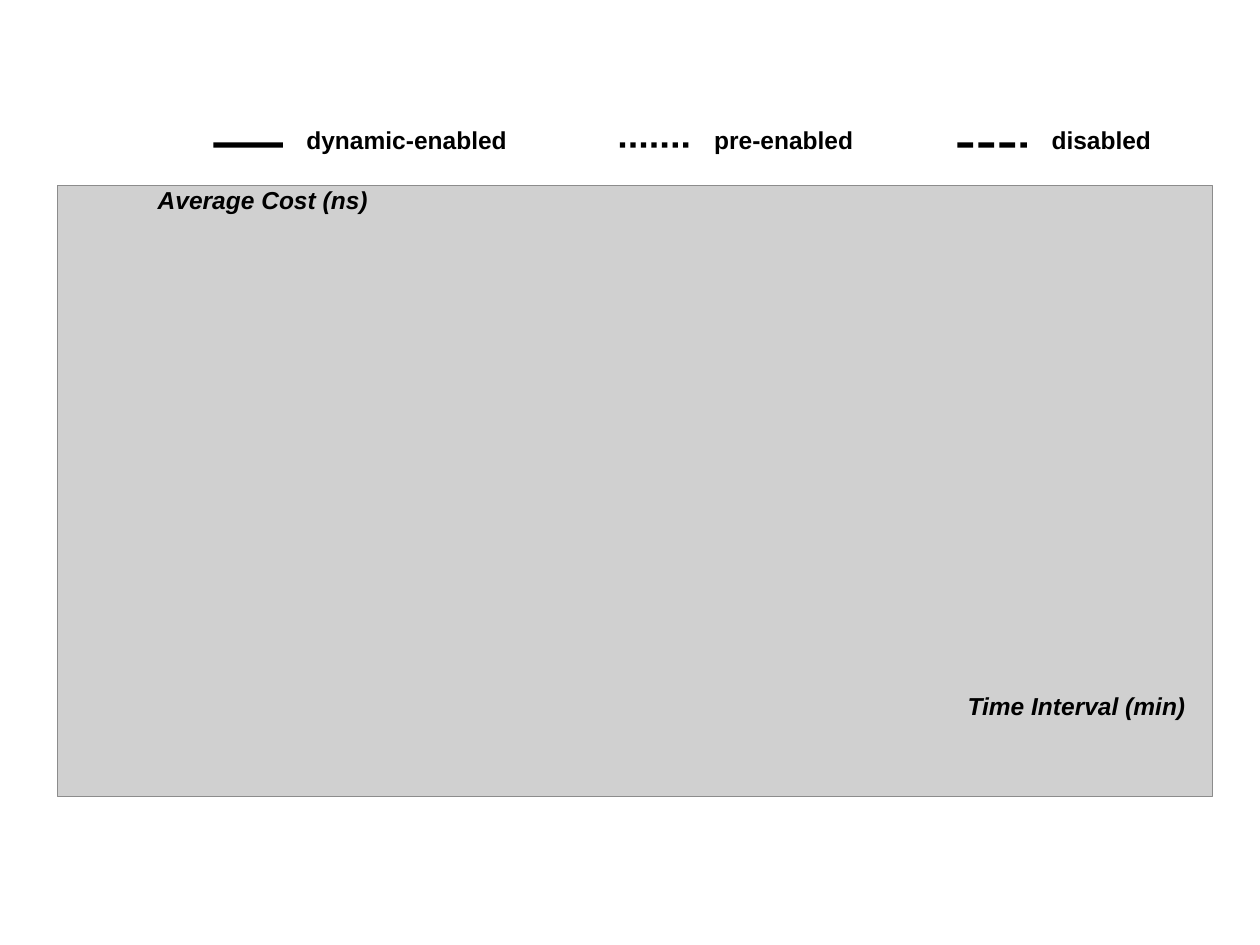
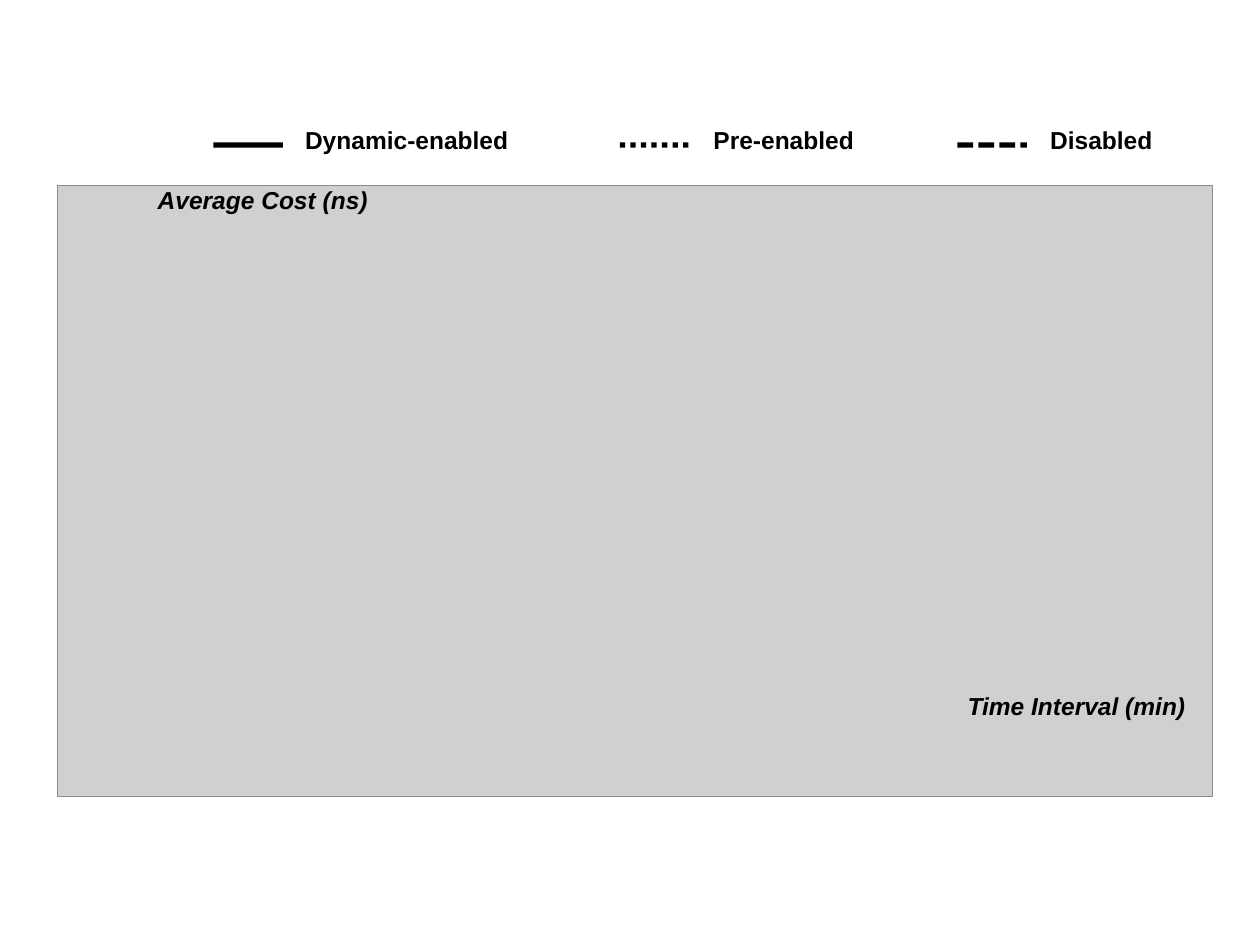
Before and after one commit to strongerwill/FastIO, a slide deck: slide 4 of doc/paper/image/micro/micro_benchmark.ppt. Drawn at 1260x945 pixels with LibreOffice and Linux fonts; fonts in the diff are those of the drawing; grey boxes stand for pictures. Boxes give left, top, right and bottom in pixels: in the first picture for what was removed or moved away, otherwise in the second. Text is boxed around its words. In the diff, an @@ line names an element or a change of style, - is before the commit and + after.

```diff
--- a/doc/paper/image/micro/micro_benchmark.ppt
+++ b/doc/paper/image/micro/micro_benchmark.ppt
@@ text at (x1=305, y1=131, x2=508, y2=154): text changed @@
-dynamic-enabled
+Dynamic-enabled
@@ text at (x1=713, y1=131, x2=853, y2=150): text changed @@
-pre-enabled
+Pre-enabled
@@ text at (x1=1050, y1=131, x2=1152, y2=150): text changed @@
-disabled
+Disabled
```
Also in this commit, not shown: 6 other slides changed, 7 other files.
